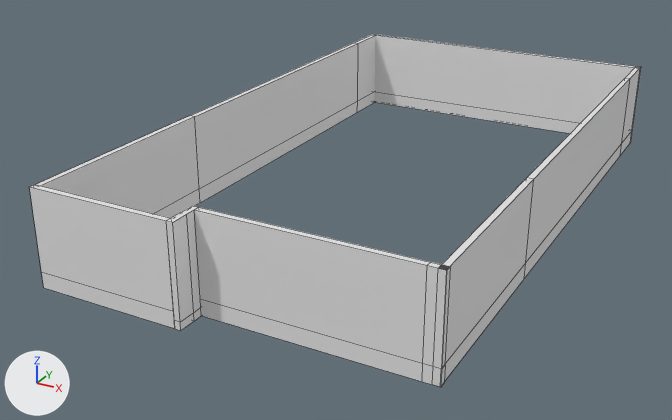
Renders of the Blender file 1_CAD/1_HOME/1_Options/Option-2/House_Option-2_From_Blender.blend from each side of a commit.
The view is the same before and after, from a 50 mm lens placed at (14.9, -34.3, 14.9), pointed at (-1.6, -4.5, 0.0). The axes (+X, +Y, +Z) are drawn at lower left. The lights are the same throughout. Mesh edges are drawn as thin lines.

Objects in the first picture: 'Wall-1', 'Wall-2', 'Wall-3', 'Wall-4', 'Wall-5', 'Wall-6'.
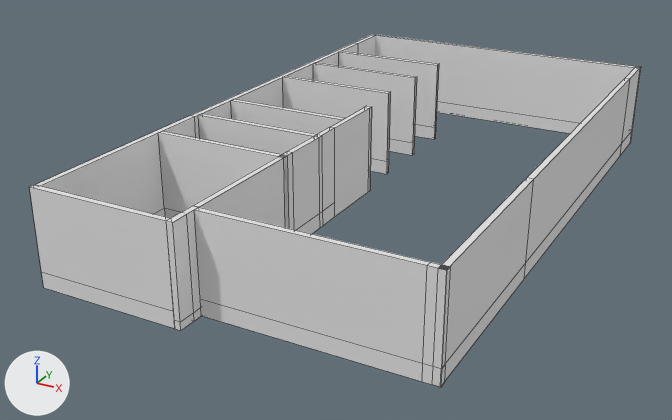
Boxes [x1, y1, x2, y2] around the edits, measured in the pictures (672 x 420 px):
'Wall-8', added: after [158, 106, 372, 234]
'Wall-11', added: after [283, 76, 391, 174]
'Wall-12', added: after [313, 62, 417, 155]
'Wall-13', added: after [339, 51, 439, 139]
'Wall-9', added: after [198, 113, 317, 155]
'Wall-10', added: after [231, 99, 344, 134]
'Wall-3', unchanged, covered by the edit: before [35, 34, 376, 218]; after [35, 34, 376, 217]

Edits to the bpy script that builds the scene:
```text
Add me_cube_013:
    me_cube_013.from_pydata([(2.17, 14.25, 0.3), (2.17, 14.25, -0.3), (2.17, 14.25, 3.35), (2.4, 14.25, 3.35), (2.4, 14.25, -0.3), (2.4, 14.25, 0.3), (2.4, 0.3, -0.3), (2.4, 0.3, 0.3), (2.4, 0.3, 3.35), (2.17, 0.3, 3.35), (2.17, 0.3, 0.3), (2.17, 0.3, -0.3)], [], [(7, 6, 4, 5), (9, 8, 3, 2), (8, 7, 5, 3), (11, 10, 0, 1), (6, 11, 1, 4), (10, 9, 2, 0)])
Add me_cube_008:
    me_cube_008.from_pydata(...)  # 86 vertices, 67 faces, 2 loose edges; spans x -5.2..6.4, y -21.5..14.3, z -0.3..3.4
Add ob_wall_13:
    ob_wall_13 = bpy.data.objects.new('Wall-13', me_cube_013)
    ob_wall_13.location = (-1.39, 3.06, 0.3)
    ob_wall_13.rotation_euler = (0.0, 0.0, 1.571)  # degrees (0, 0, 90)
    ob_wall_13.scale = (1.0, 0.375, 1.0)
Add ob_wall_12:
    ob_wall_12 = bpy.data.objects.new('Wall-12', me_cube_013.copy())
    ob_wall_12.location = (-1.39, 0.54, 0.3)
    ob_wall_12.rotation_euler = (0.0, 0.0, 1.571)  # degrees (0, 0, 90)
    ob_wall_12.scale = (1.0, 0.375, 1.0)
Add ob_wall_11:
    ob_wall_11 = bpy.data.objects.new('Wall-11', me_cube_013.copy())
    ob_wall_11.location = (-1.39, -2.15, 0.3)
    ob_wall_11.rotation_euler = (0.0, 0.0, 1.571)  # degrees (0, 0, 90)
    ob_wall_11.scale = (1.0, 0.375, 1.0)
Add ob_wall_10:
    ob_wall_10 = bpy.data.objects.new('Wall-10', me_cube_013.copy())
    ob_wall_10.location = (-1.39, -6.21, 0.3)
    ob_wall_10.rotation_euler = (0.0, 0.0, 1.571)  # degrees (0, 0, 90)
    ob_wall_10.scale = (1.0, 0.375, 1.0)
Add ob_wall_9:
    ob_wall_9 = bpy.data.objects.new('Wall-9', me_cube_013.copy())
    ob_wall_9.location = (-1.39, -8.42, 0.3)
    ob_wall_9.rotation_euler = (0.0, 0.0, 1.571)  # degrees (0, 0, 90)
    ob_wall_9.scale = (1.0, 0.375, 1.0)
Add ob_wall_8:
    ob_wall_8 = bpy.data.objects.new('Wall-8', me_cube_008)
    ob_wall_8.location = (-1.39, -8.42, 0.3)
    ob_wall_8.rotation_euler = (0.0, 0.0, 1.571)  # degrees (0, 0, 90)
    ob_wall_8.scale = (1.0, 0.375, 1.0)
```
